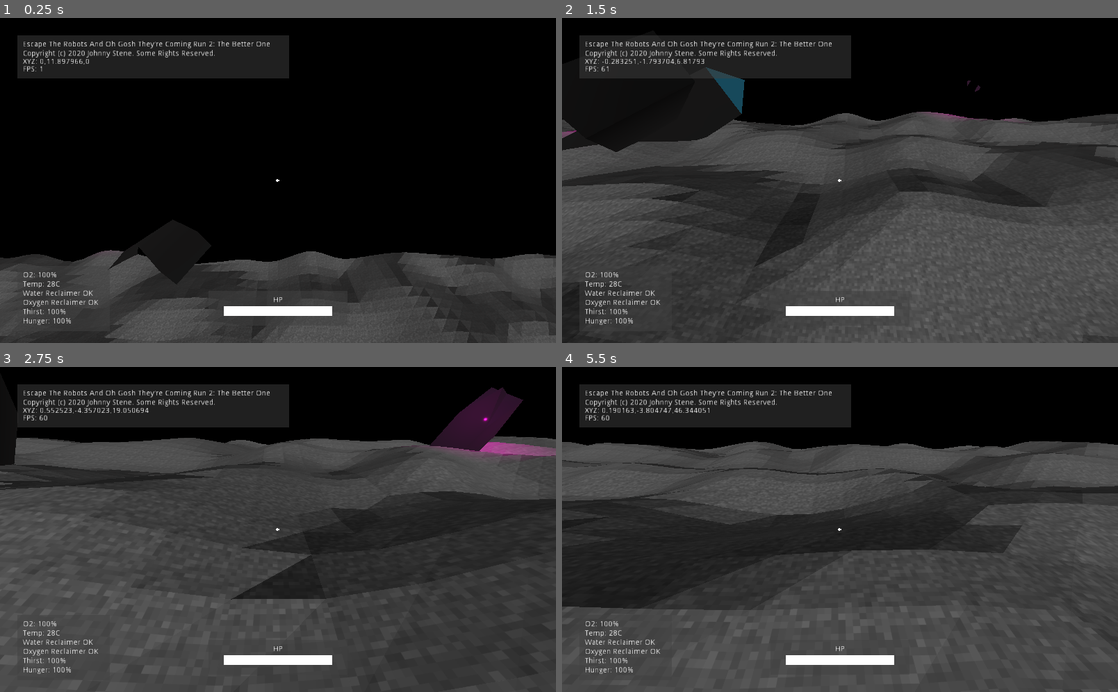
Above: before the commit, frames 1-4 (two rows, left to right).
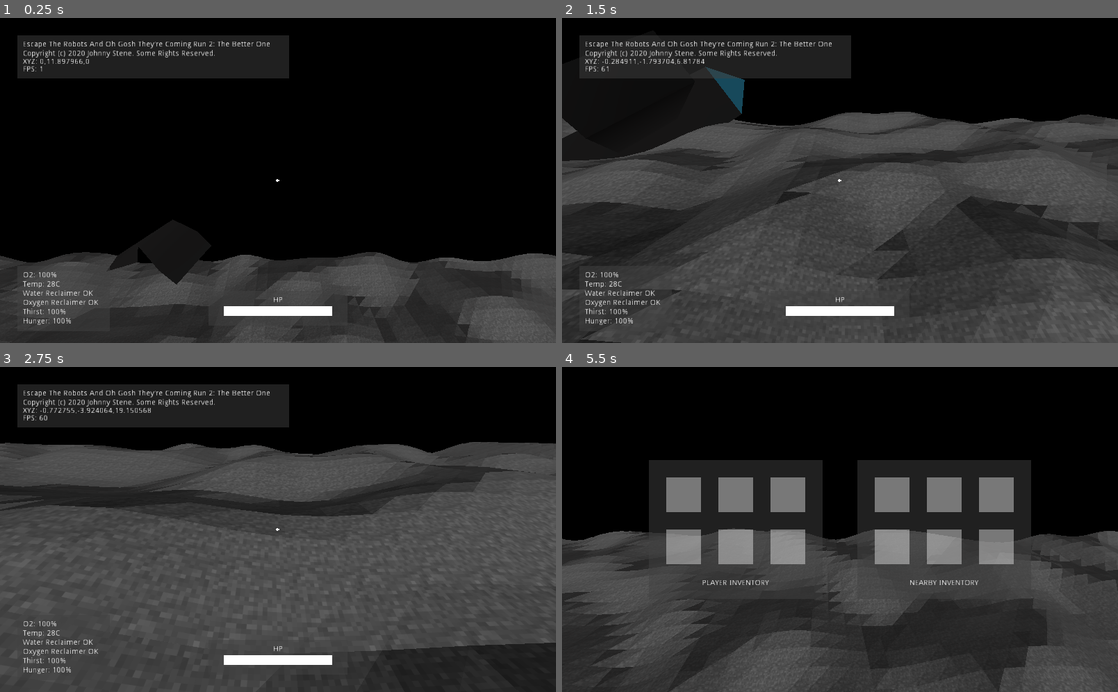
Above: after the commit, the same moments.

Repository: jhonnystene/EscapeGame2
Game: Godot game, scene res://Helpers/GameWorld.tscn
Two runs of this game, one before a commit and one after it. Both use one fixed random seed, a clock stepped at 60 frames per second and the inputs below.
Inputs (mouse positions are in pixels of both pictures, inside the frame that each line leads up to):
- Up to frame 1 (0.25 s): no input
- Up to frame 2 (1.5 s): move the mouse to (867, 180) at 0.52 s; hold W (move_forward) from 0.53 s (still down); click (867, 180) at 0.6 s; tap Space (jump) at 0.77 s; move the mouse to (812, 180) at 1.27 s; click (812, 180) at 1.35 s
- Up to frame 3 (2.75 s): keep holding W (move_forward); tap Space (jump) at 1.52 s; move the mouse to (289, 523) at 2.02 s; click (289, 523) at 2.1 s
- Up to frame 4 (5.5 s): keep holding W (move_forward); move the mouse to (834, 536) at 2.77 s; click (834, 536) at 2.85 s; tap Space (jump) at 3.02, 3.77, 4.52 s; move the mouse to (878, 532) at 3.52 s; click (878, 532) at 3.6 s; tap E (inventory, bound only after the commit) at 4.15 s; move the mouse to (795, 526) at 4.27 s; click (795, 526) at 4.35 s; move the mouse to (845, 529) at 5.02 s; click (845, 529) at 5.1 s

The runs differ from the first frame. In frame 1, 9.4% of the frame differs, in the area x 0-100%, y 71-100%; in frame 2, 23%; in frame 3, 26%; in frame 4, 51%, in the area x 0-100%, y 5-100%.

Commit message:
Start adding base of inventory system

Diff:
--- /dev/null
+++ b/Helpers/GameWorld.gd
@@ -0,0 +1,178 @@
+extends Spatial
+
+var mesh = Mesh.new()
+var color = Color(255, 0, 0)
+
+const TERRAIN_TYPE_ROCKY = 1
+const TERRAIN_TYPE_HILLY = 3
+const TERRAIN_TYPE_IN_BETWEEN = 5
+const TERRAIN_TYPE_FLAT = 20
+
+const TERRAIN_MULTIPLIER_NORMAL = 1
+const TERRAIN_MULTIPLIER_BIGBOI = 2
+const TERRAIN_MULTIPLIER_AMPLIFIED = 5
+
+const TERRAIN_RESOLUTION_PS1_HAGRID = 4
+const TERRAIN_RESOLUTION_COARSE = 2
+const TERRAIN_RESOLUTION_FINE = 1
+const TERRAIN_RESOLUTION = TERRAIN_RESOLUTION_FINE
+
+const ORIGINAL_CHUNK_SIZE = 16
+const CHUNK_SIZE = ORIGINAL_CHUNK_SIZE / TERRAIN_RESOLUTION
+const RENDER_DISTANCE = 9 # Must be odd and at least 3
+const NOISE_MULTIPLIER = TERRAIN_MULTIPLIER_NORMAL
+
+var noise = OpenSimplexNoise.new()
+var chunk = preload("res://Helpers/Chunk.tscn")
+var testRock = preload("res://World Objects/Minerals/TestRock.tscn")
+var platinum = preload("res://World Objects/Minerals/Platinum.tscn")
+
+var inInventory = false
+
+func _ready():
+	randomize()
+
+	noise.seed = randi()
+	noise.octaves = 1
+	noise.persistence = 0.8
+	noise.period = TERRAIN_TYPE_IN_BETWEEN
+
+	$UILayer/NormalUI.show()
+	$UILayer/InventoryUI.hide()
+
+func getNoise(x, z):
+	if(TERRAIN_RESOLUTION == 1):
+		return noise.get_noise_2d(x, z)
+	return noise.get_noise_2d(x, z) * (TERRAIN_RESOLUTION / 2)
+
+func getVertices(x, z):
+	var vertices = PoolVector3Array()
+
+	vertices.push_back(Vector3(x, getNoise(x, z), z))
+	vertices.push_back(Vector3(x + TERRAIN_RESOLUTION, getNoise(x + TERRAIN_RESOLUTION, z), z))
+	vertices.push_back(Vector3(x, getNoise(x, z + TERRAIN_RESOLUTION), z + TERRAIN_RESOLUTION))
+
+	vertices.push_back(Vector3(x, getNoise(x, z + TERRAIN_RESOLUTION), z + TERRAIN_RESOLUTION))
+	vertices.push_back(Vector3(x + TERRAIN_RESOLUTION, getNoise(x + TERRAIN_RESOLUTION, z), z))
+	vertices.push_back(Vector3(x + TERRAIN_RESOLUTION, getNoise(x + TERRAIN_RESOLUTION, z + TERRAIN_RESOLUTION), z + TERRAIN_RESOLUTION))
+
+	return vertices
+
+func getUVs(x, z):
+	var UVs = PoolVector2Array()
+
+	UVs.push_back(Vector2(x, z))
+	UVs.push_back(Vector2(x + TERRAIN_RESOLUTION, z))
+	UVs.push_back(Vector2(x, z + TERRAIN_RESOLUTION))
+
+	UVs.push_back(Vector2(x, z + TERRAIN_RESOLUTION))
+	UVs.push_back(Vector2(x + TERRAIN_RESOLUTION, z))
+	UVs.push_back(Vector2(x + TERRAIN_RESOLUTION, z + TERRAIN_RESOLUTION))
+
+	return UVs
+
+func createChunk(chunkX, chunkZ):
+	var vertices = PoolVector3Array()
+	var UVs = PoolVector2Array()
+
+	for technicalX in range(chunkX * CHUNK_SIZE * TERRAIN_RESOLUTION, ((chunkX * CHUNK_SIZE) + CHUNK_SIZE) * TERRAIN_RESOLUTION):
+		for technicalZ in range(chunkZ * CHUNK_SIZE * TERRAIN_RESOLUTION, ((chunkZ * CHUNK_SIZE) + CHUNK_SIZE) * TERRAIN_RESOLUTION):
+			var x = technicalX #* TERRAIN_RESOLUTION
+			var z = technicalZ# * TERRAIN_RESOLUTION
+
+			vertices.append_array(getVertices(x, z))
+			UVs.append_array(getUVs(x, z))
+
+	var currentChunk = chunk.instance()
+	currentChunk.init(vertices, UVs)
+	currentChunk.name = str(chunkX) + "," + str(chunkZ)
+	$Chunks.add_child(currentChunk)
+
+	if(randi() % 50 + 1 == 5):
+		var rockX = randi()%CHUNK_SIZE + (chunkX * CHUNK_SIZE)
+		var rockZ = randi()%CHUNK_SIZE + (chunkZ * CHUNK_SIZE)
+
+		var rock = platinum.instance()
+		rock.global_translate(Vector3(rockX, 0, rockZ))
+		currentChunk.add_child(rock)
+
+func _process(delta):
+	if(inInventory):
+		if(Input.is_action_just_pressed("inventory")):
+			inInventory = false
+			get_tree().paused = false
+			$UILayer/InventoryUI.hide()
+			$UILayer/NormalUI.show()
+			Input.set_mouse_mode(Input.MOUSE_MODE_CAPTURED)
+	else:
+		var pos = $Player.get_global_transform().origin
+		$UILayer/NormalUI/DebugHUD/PositionLabel.text = "XYZ: " + str(pos.x) + "," + str(pos.y) + "," + str(pos.z)
+		$UILayer/NormalUI/DebugHUD/FPSLabel.text = "FPS: " + str(Engine.get_frames_per_second())
+
+		var text = "O2: "
+		text += str($Player.oxygen) + "%\n"
+		text += "Temp: " + str($Player.suitTemp) + "C\n"
+		if($Player.waterReclaimerHealth > 80):
+			text += "Water Reclaimer OK\n"
+		elif($Player.waterReclaimerHealth > 40):
+			text += "Water Reclaimer DEG\n"
+		elif($Player.waterReclaimerHealth > 5):
+			text += "Water Reclaimer BAD\n"
+
+		if($Player.oxygenReclaimerHealth > 80):
+			text += "Oxygen Reclaimer OK\n"
+		elif($Player.oxygenReclaimerHealth > 40):
+			text += "Oxygen Reclaimer DEG\n"
+		elif($Player.oxygenReclaimerHealth > 5):
+			text += "Oxygen Reclaimer BAD\n"
+
+		text += "Thirst: " + str($Player.thirst) + "%\n"
+		text += "Hunger: " + str($Player.hunger) + "%\n"
+		$UILayer/NormalUI/StatsHUD/Label.text = text
+
+		$UILayer/NormalUI/HPRect/ColorRect.rect_size.x = $Player.hp * 2
+
+		var loadedChunksNeeded = []
+		var playerChunkPos = Vector2(floor(pos.x / ORIGINAL_CHUNK_SIZE), floor(pos.z / ORIGINAL_CHUNK_SIZE))
+		for x in range(-((RENDER_DISTANCE - 1) / 2), (RENDER_DISTANCE - 1) / 2):
+			for z in range(-((RENDER_DISTANCE - 1) / 2), (RENDER_DISTANCE - 1) / 2):
+				loadedChunksNeeded.append(Vector2(playerChunkPos.x + x, playerChunkPos.y + z))
+
+		var keepChunks = []
+		for child in $Chunks.get_children():
+			for position in loadedChunksNeeded:
+				var chunkString = str(position.x) + "," + str(position.y)
+				if(chunkString in child.name):
+					keepChunks.append(position)
+
+		var loadChunks = []
+		for position in loadedChunksNeeded:
+			if not(position in keepChunks):
+				loadChunks.append(position)
+
+		for child in $Chunks.get_children():
+			var trash = true
+			var chunkPos = child.name.split(",")
+			var chunkX = int(chunkPos[0])
+			var chunkY = int(chunkPos[1].split("@")[0])
+			chunkPos = Vector2(chunkX, chunkY)
+
+			if(chunkPos == playerChunkPos):
+				#print("Player in chunk! Not trashing!")
+				trash = false
+
+			if(chunkPos in loadedChunksNeeded):
+				trash = false
+
+			if(trash):
+				child.queue_free()
+
+		for chunkPos in loadChunks:
+			createChunk(chunkPos.x, chunkPos.y)
+
+		if(Input.is_action_just_pressed("inventory")):
+			inInventory = true
+			get_tree().paused = true
+			$UILayer/InventoryUI.show()
+			$UILayer/NormalUI.hide()
+			Input.set_mouse_mode(Input.MOUSE_MODE_VISIBLE)
--- a/Helpers/GameWorld.tscn
+++ b/Helpers/GameWorld.tscn
@@ -2,16 +2,18 @@
 
 [ext_resource path="res://World Environments/SpaceEnvironment.tres" type="Environment" id=1]
 [ext_resource path="res://Helpers/Player.gd" type="Script" id=2]
-[ext_resource path="res://Helpers/Test.gd" type="Script" id=3]
+[ext_resource path="res://Helpers/GameWorld.gd" type="Script" id=3]
 [ext_resource path="res://World Objects/Ship.tscn" type="PackedScene" id=4]
 
 [sub_resource type="BoxShape" id=1]
 extents = Vector3( 1, 1, 2 )
 
 [node name="GameWorld" type="Spatial"]
+pause_mode = 2
 script = ExtResource( 3 )
 
 [node name="Player" type="KinematicBody" parent="."]
+pause_mode = 1
 transform = Transform( 1, 0, 0, 0, 1, 0, 0, 0, 1, 0, 12.3113, 0 )
 script = ExtResource( 2 )
 
@@ -32,7 +34,15 @@
 
 [node name="UILayer" type="CanvasLayer" parent="."]
 
-[node name="StatsHUD" type="ColorRect" parent="UILayer"]
+[node name="NormalUI" type="Control" parent="UILayer"]
+visible = false
+margin_right = 40.0
+margin_bottom = 40.0
+__meta__ = {
+"_edit_use_anchors_": false
+}
+
+[node name="StatsHUD" type="ColorRect" parent="UILayer/NormalUI"]
 margin_left = 32.0
 margin_top = 458.0
 margin_right = 202.0
@@ -42,7 +52,7 @@
 "_edit_use_anchors_": false
 }
 
-[node name="Label" type="Label" parent="UILayer/StatsHUD"]
+[node name="Label" type="Label" parent="UILayer/NormalUI/StatsHUD"]
 margin_left = 10.0
 margin_top = 10.0
 margin_right = 78.0
@@ -57,7 +67,7 @@
 "_edit_use_anchors_": false
 }
 
-[node name="DebugHUD" type="ColorRect" parent="UILayer"]
+[node name="DebugHUD" type="ColorRect" parent="UILayer/NormalUI"]
 margin_left = 32.0
 margin_top = 32.0
 margin_right = 532.0
@@ -67,7 +77,7 @@
 "_edit_use_anchors_": false
 }
 
-[node name="InfoLabel" type="Label" parent="UILayer/DebugHUD"]
+[node name="InfoLabel" type="Label" parent="UILayer/NormalUI/DebugHUD"]
 margin_left = 10.0
 margin_top = 10.0
 margin_right = 466.0
@@ -78,14 +88,14 @@
 "_edit_use_anchors_": false
 }
 
-[node name="PositionLabel" type="Label" parent="UILayer/DebugHUD"]
+[node name="PositionLabel" type="Label" parent="UILayer/NormalUI/DebugHUD"]
 margin_left = 10.0
 margin_top = 42.0
 margin_right = 73.0
 margin_bottom = 56.0
 text = "XYZ: 0,0,0"
 
-[node name="FPSLabel" type="Label" parent="UILayer/DebugHUD"]
+[node name="FPSLabel" type="Label" parent="UILayer/NormalUI/DebugHUD"]
 margin_left = 10.0
 margin_top = 56.0
 margin_right = 50.0
@@ -95,7 +105,7 @@
 "_edit_use_anchors_": false
 }
 
-[node name="HPRect" type="ColorRect" parent="UILayer"]
+[node name="HPRect" type="ColorRect" parent="UILayer/NormalUI"]
 margin_left = 384.0
 margin_top = 504.0
 margin_right = 640.0
@@ -105,14 +115,14 @@
 "_edit_use_anchors_": false
 }
 
-[node name="Label" type="Label" parent="UILayer/HPRect"]
+[node name="Label" type="Label" parent="UILayer/NormalUI/HPRect"]
 margin_left = 119.0
 margin_top = 10.0
 margin_right = 137.0
 margin_bottom = 24.0
 text = "HP"
 
-[node name="ColorRect" type="ColorRect" parent="UILayer/HPRect"]
+[node name="ColorRect" type="ColorRect" parent="UILayer/NormalUI/HPRect"]
 margin_left = 28.0
 margin_top = 28.0
 margin_right = 228.0
@@ -121,7 +131,7 @@
 "_edit_use_anchors_": false
 }
 
-[node name="Crosshairs" type="ColorRect" parent="UILayer"]
+[node name="Crosshairs" type="ColorRect" parent="UILayer/NormalUI"]
 margin_left = 510.0
 margin_top = 297.0
 margin_right = 512.0
@@ -130,7 +140,7 @@
 "_edit_use_anchors_": false
 }
 
-[node name="Crosshairs2" type="ColorRect" parent="UILayer/Crosshairs"]
+[node name="Crosshairs2" type="ColorRect" parent="UILayer/NormalUI/Crosshairs"]
 margin_left = -2.0
 margin_top = 2.0
 margin_right = 4.0
@@ -139,6 +149,131 @@
 "_edit_use_anchors_": false
 }
 
+[node name="InventoryUI" type="Control" parent="UILayer"]
+margin_right = 40.0
+margin_bottom = 40.0
+__meta__ = {
+"_edit_use_anchors_": false
+}
+
+[node name="PlayerInventoryBackground" type="ColorRect" parent="UILayer/InventoryUI"]
+margin_left = 160.0
+margin_top = 172.0
+margin_right = 480.0
+margin_bottom = 428.0
+color = Color( 0.254902, 0.254902, 0.254902, 0.501961 )
+__meta__ = {
+"_edit_use_anchors_": false
+}
+
+[node name="InventorySpace0" type="ColorRect" parent="UILayer/InventoryUI/PlayerInventoryBackground"]
+margin_left = 32.0
+margin_top = 32.0
+margin_right = 96.0
+margin_bottom = 96.0
+color = Color( 1, 1, 1, 0.396078 )
+
+[node name="InventorySpace1" type="ColorRect" parent="UILayer/InventoryUI/PlayerInventoryBackground"]
+margin_left = 128.0
+margin_top = 32.0
+margin_right = 192.0
+margin_bottom = 96.0
+color = Color( 1, 1, 1, 0.396078 )
+
+[node name="InventorySpace2" type="ColorRect" parent="UILayer/InventoryUI/PlayerInventoryBackground"]
+margin_left = 224.0
+margin_top = 32.0
+margin_right = 288.0
+margin_bottom = 96.0
+color = Color( 1, 1, 1, 0.396078 )
+
+[node name="InventorySpace3" type="ColorRect" parent="UILayer/InventoryUI/PlayerInventoryBackground"]
+margin_left = 32.0
+margin_top = 128.0
+margin_right = 96.0
+margin_bottom = 192.0
+color = Color( 1, 1, 1, 0.396078 )
+
+[node name="InventorySpace4" type="ColorRect" parent="UILayer/InventoryUI/PlayerInventoryBackground"]
+margin_left = 128.0
+margin_top = 128.0
+margin_right = 192.0
+margin_bottom = 192.0
+color = Color( 1, 1, 1, 0.396078 )
+
+[node name="InventorySpace5" type="ColorRect" parent="UILayer/InventoryUI/PlayerInventoryBackground"]
+margin_left = 224.0
+margin_top = 128.0
+margin_right = 288.0
+margin_bottom = 192.0
+color = Color( 1, 1, 1, 0.396078 )
+
+[node name="Label" type="Label" parent="UILayer/InventoryUI/PlayerInventoryBackground"]
+margin_top = 220.0
+margin_right = 320.0
+margin_bottom = 234.0
+text = "PLAYER INVENTORY"
+align = 1
+
+[node name="OtherInventory" type="ColorRect" parent="UILayer/InventoryUI"]
+margin_left = 544.0
+margin_top = 172.0
+margin_right = 864.0
+margin_bottom = 428.0
+color = Color( 0.254902, 0.254902, 0.254902, 0.501961 )
+__meta__ = {
+"_edit_use_anchors_": false
+}
+
+[node name="InventorySpace0" type="ColorRect" parent="UILayer/InventoryUI/OtherInventory"]
+margin_left = 32.0
+margin_top = 32.0
+margin_right = 96.0
+margin_bottom = 96.0
+color = Color( 1, 1, 1, 0.396078 )
+
+[node name="InventorySpace1" type="ColorRect" parent="UILayer/InventoryUI/OtherInventory"]
+margin_left = 128.0
+margin_top = 32.0
+margin_right = 192.0
+margin_bottom = 96.0
+color = Color( 1, 1, 1, 0.396078 )
+
+[node name="InventorySpace2" type="ColorRect" parent="UILayer/InventoryUI/OtherInventory"]
+margin_left = 224.0
+margin_top = 32.0
+margin_right = 288.0
+margin_bottom = 96.0
+color = Color( 1, 1, 1, 0.396078 )
+
+[node name="InventorySpace3" type="ColorRect" parent="UILayer/InventoryUI/OtherInventory"]
+margin_left = 32.0
+margin_top = 128.0
+margin_right = 96.0
+margin_bottom = 192.0
+color = Color( 1, 1, 1, 0.396078 )
+
+[node name="InventorySpace4" type="ColorRect" parent="UILayer/InventoryUI/OtherInventory"]
+margin_left = 128.0
+margin_top = 128.0
+margin_right = 192.0
+margin_bottom = 192.0
+color = Color( 1, 1, 1, 0.396078 )
+
+[node name="InventorySpace5" type="ColorRect" parent="UILayer/InventoryUI/OtherInventory"]
+margin_left = 224.0
+margin_top = 128.0
+margin_right = 288.0
+margin_bottom = 192.0
+color = Color( 1, 1, 1, 0.396078 )
+
+[node name="Label" type="Label" parent="UILayer/InventoryUI/OtherInventory"]
+margin_top = 220.0
+margin_right = 320.0
+margin_bottom = 234.0
+text = "NEARBY INVENTORY"
+align = 1
+
 [node name="WorldEnvironment" type="WorldEnvironment" parent="."]
 environment = ExtResource( 1 )
 
--- a/Helpers/Test.gd
+++ /dev/null
@@ -1,165 +0,0 @@
-extends Spatial
-
-var mesh = Mesh.new()
-var color = Color(255, 0, 0)
-
-const TERRAIN_TYPE_ROCKY = 1
-const TERRAIN_TYPE_HILLY = 3
-const TERRAIN_TYPE_IN_BETWEEN = 5
-const TERRAIN_TYPE_FLAT = 20
-
-const TERRAIN_MULTIPLIER_NORMAL = 1
-const TERRAIN_MULTIPLIER_BIGBOI = 2
-const TERRAIN_MULTIPLIER_AMPLIFIED = 5
-
-const TERRAIN_RESOLUTION_PS1_HAGRID = 4
-const TERRAIN_RESOLUTION_COARSE = 2
-const TERRAIN_RESOLUTION_FINE = 1
-const TERRAIN_RESOLUTION = TERRAIN_RESOLUTION_FINE
-
-const ORIGINAL_CHUNK_SIZE = 16
-const CHUNK_SIZE = ORIGINAL_CHUNK_SIZE / TERRAIN_RESOLUTION
-const RENDER_DISTANCE = 9 # Must be odd and at least 3
-const NOISE_MULTIPLIER = TERRAIN_MULTIPLIER_NORMAL
-
-var noise = OpenSimplexNoise.new()
-var chunk = preload("res://Helpers/Chunk.tscn")
-var testRock = preload("res://World Objects/Minerals/TestRock.tscn")
-
-func getNoise(x, z):
-	if(TERRAIN_RESOLUTION == 1):
-		return noise.get_noise_2d(x, z)
-	return noise.get_noise_2d(x, z) * (TERRAIN_RESOLUTION / 2)
-
-func getVertices(x, z):
-	var vertices = PoolVector3Array()
-
-	vertices.push_back(Vector3(x, getNoise(x, z), z))
-	vertices.push_back(Vector3(x + TERRAIN_RESOLUTION, getNoise(x + TERRAIN_RESOLUTION, z), z))
-	vertices.push_back(Vector3(x, getNoise(x, z + TERRAIN_RESOLUTION), z + TERRAIN_RESOLUTION))
-
-	vertices.push_back(Vector3(x, getNoise(x, z + TERRAIN_RESOLUTION), z + TERRAIN_RESOLUTION))
-	vertices.push_back(Vector3(x + TERRAIN_RESOLUTION, getNoise(x + TERRAIN_RESOLUTION, z), z))
-	vertices.push_back(Vector3(x + TERRAIN_RESOLUTION, getNoise(x + TERRAIN_RESOLUTION, z + TERRAIN_RESOLUTION), z + TERRAIN_RESOLUTION))
-
-	return vertices
-
-func getUVs(x, z):
-	var UVs = PoolVector2Array()
-
-	UVs.push_back(Vector2(x, z))
-	UVs.push_back(Vector2(x + TERRAIN_RESOLUTION, z))
-	UVs.push_back(Vector2(x, z + TERRAIN_RESOLUTION))
-
-	UVs.push_back(Vector2(x, z + TERRAIN_RESOLUTION))
-	UVs.push_back(Vector2(x + TERRAIN_RESOLUTION, z))
-	UVs.push_back(Vector2(x + TERRAIN_RESOLUTION, z + TERRAIN_RESOLUTION))
-
-	return UVs
-
-func createChunk(chunkX, chunkZ):
-	#print("Creating new chunk...")
-	var vertices = PoolVector3Array()
-	var UVs = PoolVector2Array()
-
-	#print("Initializing vertices and UVs...")
-	for technicalX in range(chunkX * CHUNK_SIZE * TERRAIN_RESOLUTION, ((chunkX * CHUNK_SIZE) + CHUNK_SIZE) * TERRAIN_RESOLUTION):
-		for technicalZ in range(chunkZ * CHUNK_SIZE * TERRAIN_RESOLUTION, ((chunkZ * CHUNK_SIZE) + CHUNK_SIZE) * TERRAIN_RESOLUTION):
-			var x = technicalX #* TERRAIN_RESOLUTION
-			var z = technicalZ# * TERRAIN_RESOLUTION
-
-			vertices.append_array(getVertices(x, z))
-			UVs.append_array(getUVs(x, z))
-
-	#print("Instancing...")
-	var currentChunk = chunk.instance()
-	currentChunk.init(vertices, UVs)
-	currentChunk.name = str(chunkX) + "," + str(chunkZ)
-	#print("Name set to " + str(chunkX) + "," + str(chunkZ) + ".")
-
-	#print("Adding as child to Chunks object...")
-	$Chunks.add_child(currentChunk)
-
-	#print("Generating rocks...")
-	if(randi()%10+1 == 5):
-		var rockX = randi()%CHUNK_SIZE + (chunkX * CHUNK_SIZE)
-		var rockZ = randi()%CHUNK_SIZE + (chunkZ * CHUNK_SIZE)
-
-		var rock = testRock.instance()
-		rock.global_translate(Vector3(rockX, 0, rockZ))
-		#rock.global_rotate(Vector3(1, 1, 1), (randi()%30) - 15)
-		currentChunk.add_child(rock)
-
-func _ready():
-	randomize()
-
-	noise.seed = randi()
-	noise.octaves = 1
-	noise.persistence = 0.8
-	noise.period = TERRAIN_TYPE_IN_BETWEEN
-
-func _process(delta):
-	var pos = $Player.get_global_transform().origin
-	$UILayer/DebugHUD/PositionLabel.text = "XYZ: " + str(pos.x) + "," + str(pos.y) + "," + str(pos.z)
-	$UILayer/DebugHUD/FPSLabel.text = "FPS: " + str(Engine.get_frames_per_second())
-
-	var text = "O2: "
-	text += str($Player.oxygen) + "%\n"
-	text += "Temp: " + str($Player.suitTemp) + "C\n"
-	if($Player.waterReclaimerHealth > 80):
-		text += "Water Reclaimer OK\n"
-	elif($Player.waterReclaimerHealth > 40):
-		text += "Water Reclaimer DEG\n"
-	elif($Player.waterReclaimerHealth > 5):
-		text += "Water Reclaimer BAD\n"
-
-	if($Player.oxygenReclaimerHealth > 80):
-		text += "Oxygen Reclaimer OK\n"
-	elif($Player.oxygenReclaimerHealth > 40):
-		text += "Oxygen Reclaimer DEG\n"
-	elif($Player.oxygenReclaimerHealth > 5):
-		text += "Oxygen Reclaimer BAD\n"
-
-	text += "Thirst: " + str($Player.thirst) + "%\n"
-	text += "Hunger: " + str($Player.hunger) + "%\n"
-	$UILayer/StatsHUD/Label.text = text
-
-	$UILayer/HPRect/ColorRect.rect_size.x = $Player.hp * 2
-
-	var loadedChunksNeeded = []
-	var playerChunkPos = Vector2(floor(pos.x / ORIGINAL_CHUNK_SIZE), floor(pos.z / ORIGINAL_CHUNK_SIZE))
-	for x in range(-((RENDER_DISTANCE - 1) / 2), (RENDER_DISTANCE - 1) / 2):
-		for z in range(-((RENDER_DISTANCE - 1) / 2), (RENDER_DISTANCE - 1) / 2):
-			loadedChunksNeeded.append(Vector2(playerChunkPos.x + x, playerChunkPos.y + z))
-
-	var keepChunks = []
-	for child in $Chunks.get_children():
-		for position in loadedChunksNeeded:
-			var chunkString = str(position.x) + "," + str(position.y)
-			if(chunkString in child.name):
-				keepChunks.append(position)
-
-	var loadChunks = []
-	for position in loadedChunksNeeded:
-		if not(position in keepChunks):
-			loadChunks.append(position)
-
-	for child in $Chunks.get_children():
-		var trash = true
-		var chunkPos = child.name.split(",")
-		var chunkX = int(chunkPos[0])
-		var chunkY = int(chunkPos[1].split("@")[0])
-		chunkPos = Vector2(chunkX, chunkY)
-
-		if(chunkPos == playerChunkPos):
-			#print("Player in chunk! Not trashing!")
-			trash = false
-
-		if(chunkPos in loadedChunksNeeded):
-			trash = false
-
-		if(trash):
-			child.queue_free()
-
-	for chunkPos in loadChunks:
-		createChunk(chunkPos.x, chunkPos.y)
--- /dev/null
+++ b/Materials/PlatinumMaterial.tres
@@ -0,0 +1,7 @@
+[gd_resource type="SpatialMaterial" format=2]
+
+[resource]
+albedo_color = Color( 0.47451, 0.47451, 0.47451, 1 )
+metallic_specular = 0.35
+metallic_texture_channel = 3
+roughness = 0.61
--- /dev/null
+++ b/World Objects/Minerals/Platinum.gd
@@ -0,0 +1,9 @@
+extends StaticBody
+
+var durabilityLeft = 7
+
+func do_attack():
+	durabilityLeft -= 1
+
+	if(durabilityLeft == 0):
+		queue_free()
--- /dev/null
+++ b/World Objects/Minerals/Platinum.tscn
@@ -0,0 +1,44 @@
+[gd_scene load_steps=7 format=2]
+
+[ext_resource path="res://Materials/PlatinumMaterial.tres" type="Material" id=1]
+[ext_resource path="res://World Objects/Minerals/Platinum.gd" type="Script" id=2]
+
+[sub_resource type="BoxShape" id=1]
+extents = Vector3( 1, 3, 1 )
+
+[sub_resource type="CubeMesh" id=2]
+material = ExtResource( 1 )
+size = Vector3( 2, 4, 2 )
+
+[sub_resource type="PrismMesh" id=3]
+material = ExtResource( 1 )
+
+[sub_resource type="PrismMesh" id=4]
+material = ExtResource( 1 )
+
+[node name="Rock" type="StaticBody"]
+script = ExtResource( 2 )
+
+[node name="CollisionShape" type="CollisionShape" parent="."]
+transform = Transform( 1, 0, 0, 0, 1, 0, 0, 0, 1, 0, 1, 0 )
+shape = SubResource( 1 )
+
+[node name="TestRock2" type="MeshInstance" parent="."]
+transform = Transform( 0.82207, -0.424362, 0.379629, 0.247509, 0.866776, 0.432942, -0.512777, -0.261947, 0.817584, 0, 0, 0 )
+mesh = SubResource( 2 )
+material/0 = null
+
+[node name="TopBit" type="MeshInstance" parent="TestRock2"]
+transform = Transform( 1, 0, 0, 0, 1, 0, 0, 0, 1, 0, 3, 0 )
+mesh = SubResource( 3 )
+material/0 = null
+
+[node name="TopBit2" type="MeshInstance" parent="TestRock2"]
+transform = Transform( -1.62921e-07, 0, 1, 0, 1, 0, -1, 0, -1.62921e-07, 0, 3, 0 )
+mesh = SubResource( 4 )
+material/0 = null
+
+[node name="OmniLight" type="OmniLight" parent="TestRock2"]
+transform = Transform( 1, -5.96046e-08, -4.76837e-07, 5.96046e-08, 1, 5.96046e-08, 2.98023e-08, 5.96046e-08, 1, 0.0159189, 0.0557484, 0.0278456 )
+light_color = Color( 0.0235294, 0.733333, 0.898039, 1 )
+light_energy = 3.41
--- a/project.godot
+++ b/project.godot
@@ -17,6 +17,11 @@
 
 config/name="Escape The Robots And Oh Gosh They're Coming Run 2: The Better One"
 run/main_scene="res://Helpers/GameWorld.tscn"
+
+[display]
+
+window/stretch/mode="2d"
+window/stretch/aspect="keep"
 
 [input]
 
@@ -75,3 +80,8 @@
 "events": [ Object(InputEventMouseButton,"resource_local_to_scene":false,"resource_name":"","device":0,"alt":false,"shi …(212 unchanged characters)…
  ]
 }
+inventory={
+"deadzone": 0.5,
+"events": [ Object(InputEventKey,"resource_local_to_scene":false,"resource_name":"","device":0,"alt":false,"shift":false,"control":false,"meta":false,"command":false,"pressed":false,"scancode":69,"unicode":0,"echo":false,"script":null)
+ ]
+}
